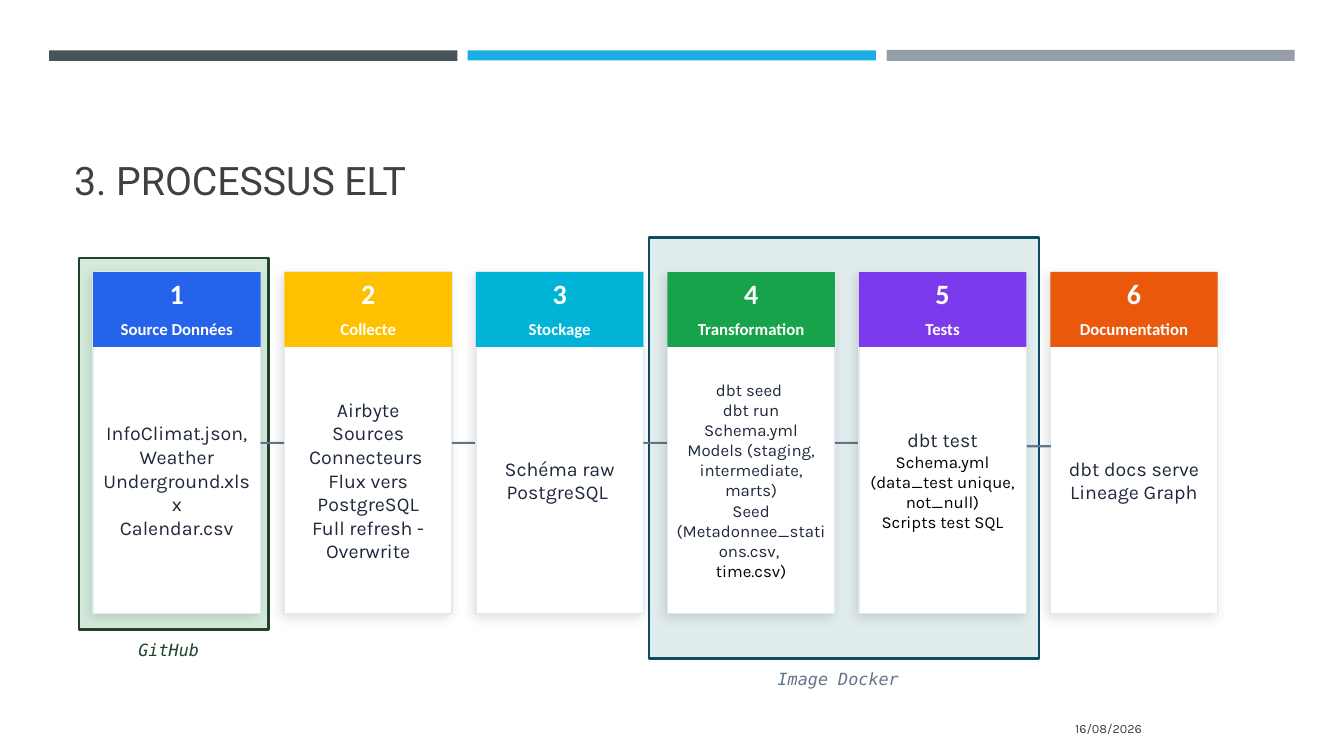
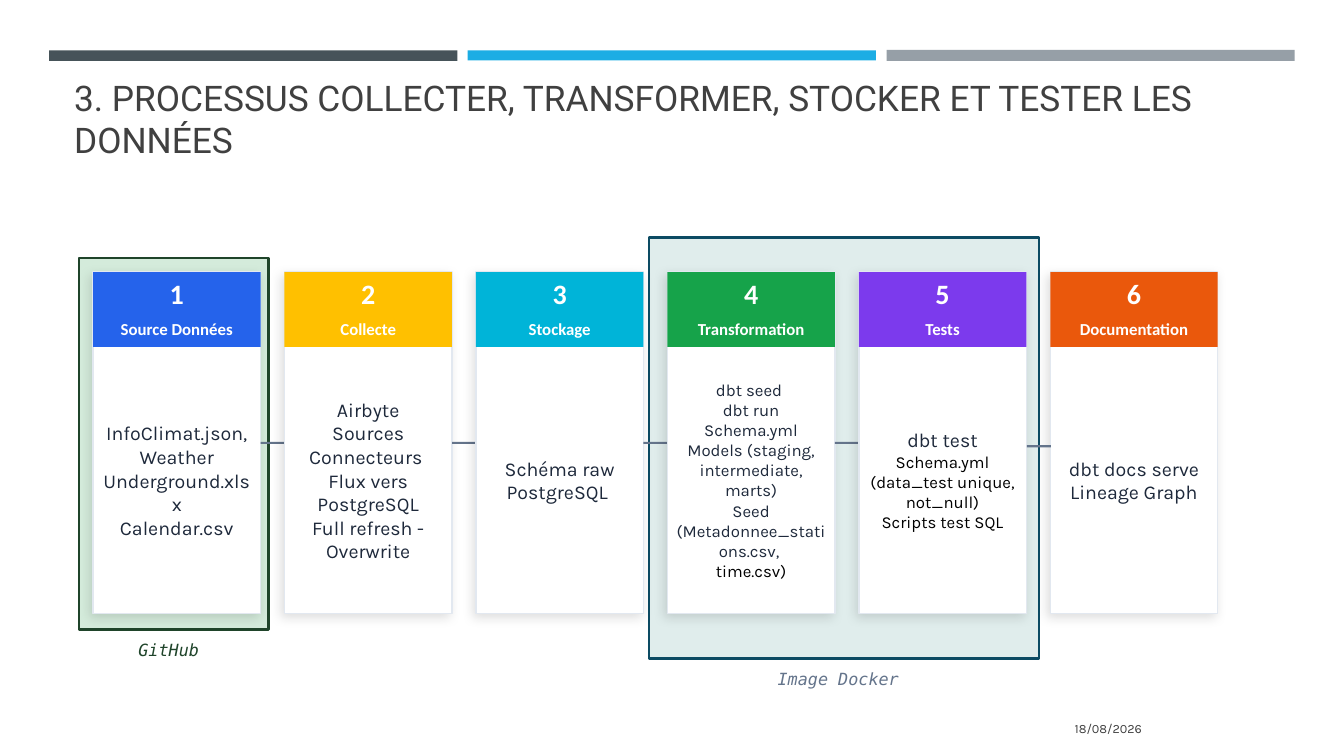
Before and after one commit to Sebules/Project_8_OpenClassrooms_Data_Engineer, a slide deck: slide 5 of ulesie_sebastien_2_presentation_082026.pptx. Drawn at 1344x756 pixels with LibreOffice and Linux fonts; fonts in the diff are those of the drawing. Boxes give left, top, right and bottom in pixels: in the first picture for what was removed or moved away, otherwise in the second. Text is boxed around its words. In the diff, an @@ line names an element or a change of style, - is before the commit and + after.

```diff
--- a/ulesie_sebastien_2_presentation_082026.pptx
+++ b/ulesie_sebastien_2_presentation_082026.pptx
@@ title at box(74, 85, 1192, 154): text changed; size 28 to 25.2 pt @@
-3. PROCESSUS ELT
+3. PROCESSUS COLLECTER, TRANSFORMER, STOCKER ET TESTER LES DONNÉES
@@ text at box(1075, 724, 1142, 734): text changed @@
-16/08/2026
+18/08/2026
```
Also in this commit, not shown: 10 other slides changed, 9 slides added, 3 slides removed.
